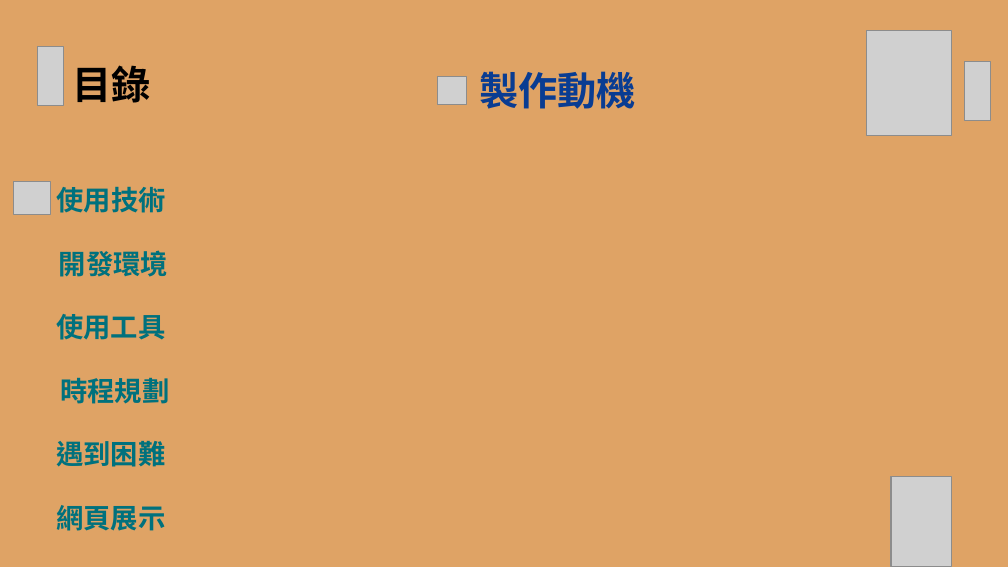
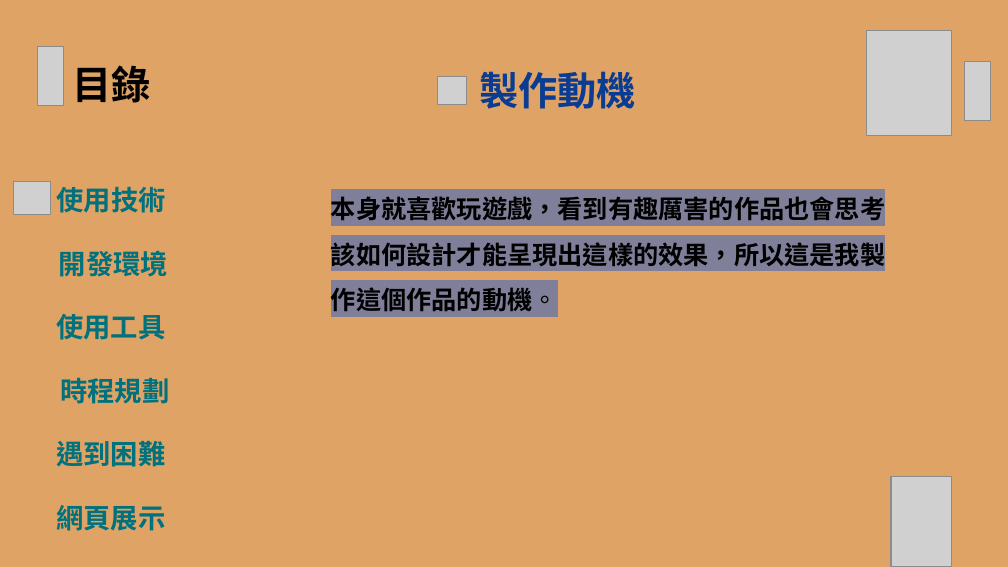
Before and after one commit to wsadtref95/aaa, a slide deck: slide 3 of 資展國際 小專.pptx. Drawn at 1008x567 pixels with LibreOffice and Linux fonts; fonts in the diff are those of the drawing; grey boxes stand for pictures; background and template pictures are left out. Boxes give left, top, right and bottom in pixels: in the first picture for what was removed or moved away, otherwise in the second. Text is boxed around its words. In the diff, an @@ line names an element or a change of style, - is before the commit and + after.

```diff
--- a/資展國際 小專.pptx
+++ b/資展國際 小專.pptx
@@ text added at bbox=[331, 196, 885, 312], 18 pt, text #000000, bold @@
+本身就喜歡玩遊戲，看到有趣厲害的作品也會思考該如何設計才能呈現出這樣的效果，所以這是我製作這個作品的動機。
```
Also in this commit, not shown: 1 other slide changed, 2 other files.
